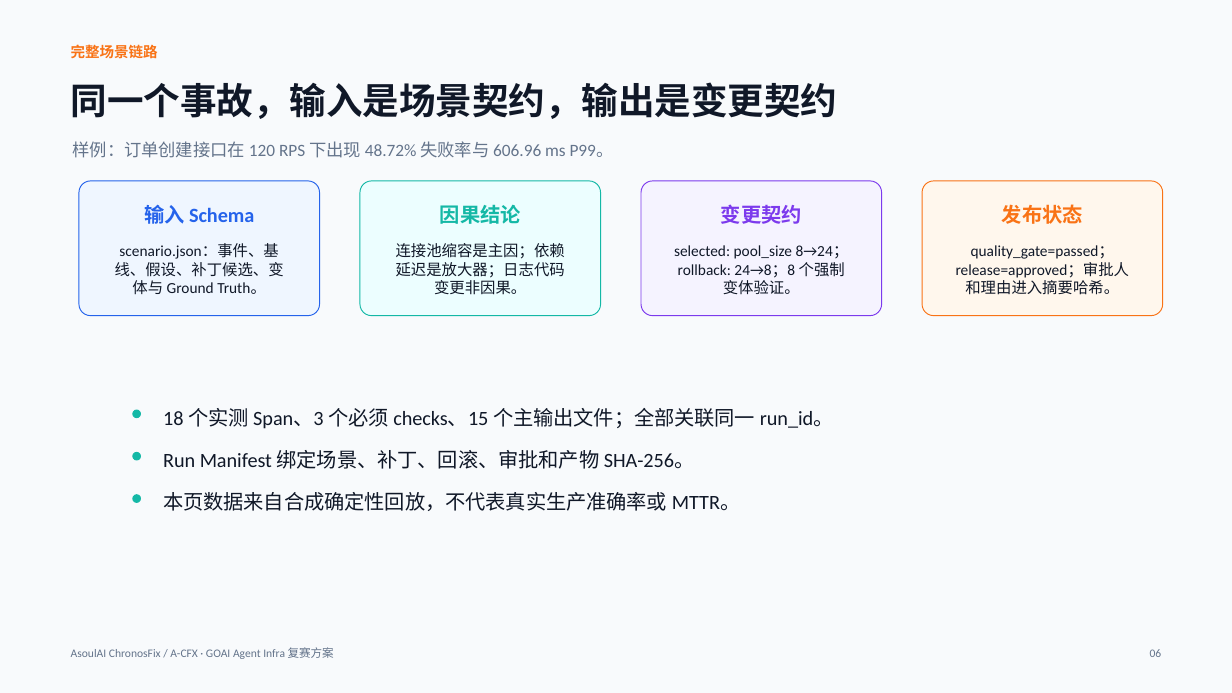
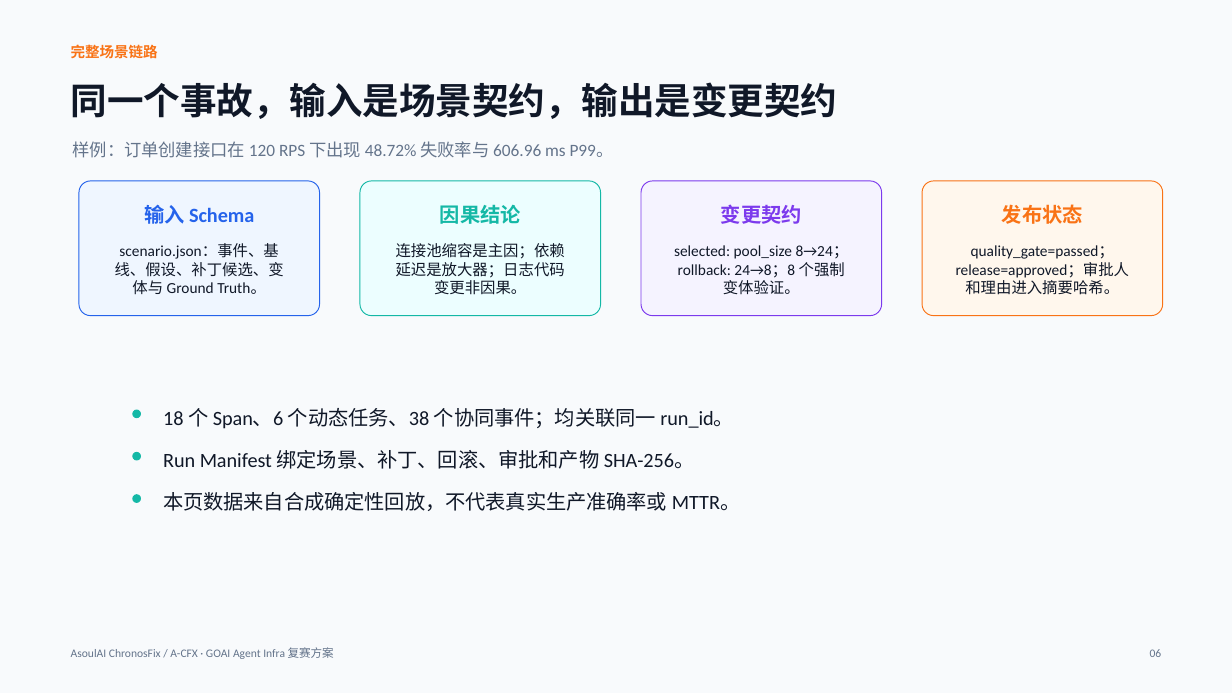
Before and after one commit to ASOUL-Official/asoulai-chronosfix, a slide deck: slide 6 of submission/ChronosFix_复赛方案.pptx. Drawn at 1232x693 pixels with LibreOffice and Linux fonts; fonts in the diff are those of the drawing. Boxes give left, top, right and bottom in pixels: in the first picture for what was removed or moved away, otherwise in the second. Text is boxed around its words. In the diff, an @@ line names an element or a change of style, - is before the commit and + after.

```diff
--- a/submission/ChronosFix_复赛方案.pptx
+++ b/submission/ChronosFix_复赛方案.pptx
@@ text at (163,408,734,429): text changed @@
-18 个实测 Span、3 个必须 checks、15 个主输出文件；全部关联同一 run_id。
+18 个 Span、6 个动态任务、38 个协同事件；均关联同一 run_id。
```
Also in this commit, not shown: 11 other slides changed, 24 other files.
